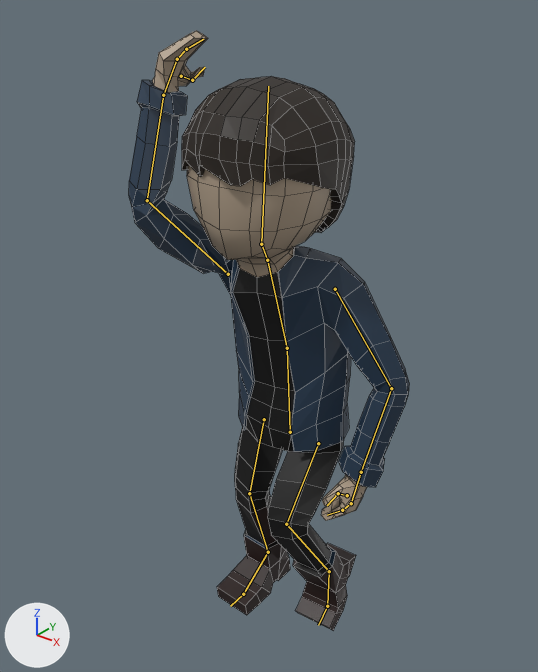
The Blender file Crowd-Game/Assets/Blends/Crowd Member.blend as it was, and as the next commit left it.
Rendered twice from a 50 mm camera at (9.7, -12.99, 15.95) aimed at (-0.38, -0.39, 8.14). Arrows for +X, +Y and +Z are at lower left; the lights stay in place. Both versions are drawn at frame 190 of the action 'Rock_Out1'; the numbers are the values there. The bones that bend it are drawn over the model as lines. Mesh edges are drawn as thin lines.

The first picture shows 'Character'.
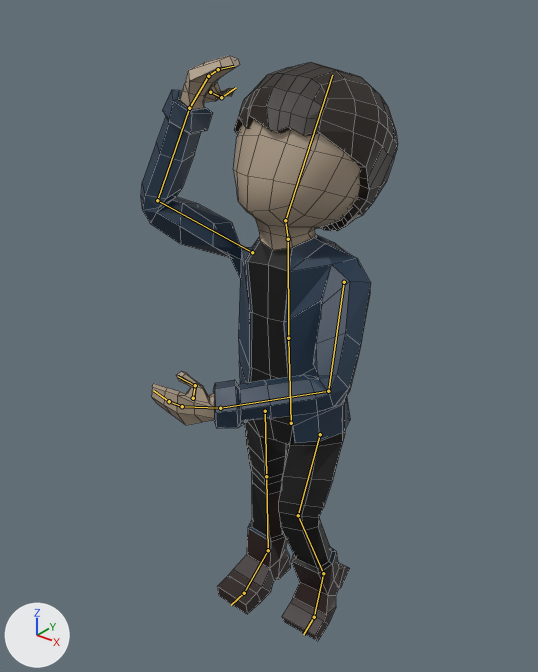
Where the change shows, as pixel boxes (x1, y1, x2, y2) in the pictures (538 x 672 px):
'Character', posed (8% narrower): before (129, 30, 409, 631); after (141, 55, 398, 641)
bone 'Torso', root to tip: before (290, 432) to (287, 348); after (291, 423) to (288, 338)
bone 'Chest', root to tip: before (287, 348) to (267, 260); after (288, 338) to (288, 239)
bone 'Head', root to tip: before (261, 244) to (268, 86); after (285, 220) to (332, 75)
bone 'Upper Arm.L', root to tip: before (335, 289) to (391, 388); after (344, 282) to (328, 391)
bone 'Lower Arm.L', root to tip: before (391, 388) to (361, 472); after (328, 391) to (220, 408)
bone 'Hand.L', root to tip: before (361, 472) to (351, 503); after (220, 408) to (182, 406)
bone 'Upper Arm.R', root to tip: before (228, 274) to (147, 200); after (252, 252) to (157, 200)
bone 'Lower Arm.R', root to tip: before (147, 200) to (163, 95); after (157, 200) to (189, 108)

What the commit changed:
Bone 'Torso' (bone_torso) moves from (0.0, -0.21, -0.01) to (-0.01, 0.05, 0.03).
Bone 'Chest' (bone_chest) turns from (16, 11, 7) to (0, -2, 3) degrees about its own x, y and z.
Bone 'Head' (bone_head) turns from (18, -10, 5) to (26, -9, 1) degrees about its own x, y and z.
Bone 'Upper Arm.L' (bone_upper_arm_l) turns from (-10, -7, -18) to (-17, -30, -39) degrees about its own x, y and z.
Bone 'Lower Arm.L' (bone_lower_arm_l) turns from (-40, -4, -6) to (-64, -28, -1) degrees about its own x, y and z.
Bone 'Hand.L' (bone_hand_l) turns from (0, 0, 0) to (1, 28, -17) degrees about its own x, y and z.
Bone 'Upper Arm.R' (bone_upper_arm_r) turns from (65, 15, 175) to (-91, 141, 3) degrees about its own x, y and z.
Bone 'Lower Arm.R' (bone_lower_arm_r) turns from (-11, 69, 30) to (-73, 45, -5) degrees about its own x, y and z.
Bone 'Leg Control.L' (bone_leg_control_l) moves from (-0.26, -0.8, 0.94) to (-0.15, -0.6, 0.61).
Bone 'Leg Control.L' (bone_leg_control_l) turns from (-30, -1, 7) to (-18, -2, 4) degrees about its own x, y and z.
Bone 'Foot Roll.L' (bone_foot_roll_l) moves from (0.04, -0.19, 0.64) to (0.02, -0.26, 0.55).
Bone 'Foot Roll.L' (bone_foot_roll_l) turns from (0, 0, 0) to (-7, 4, 0) degrees about its own x, y and z.
